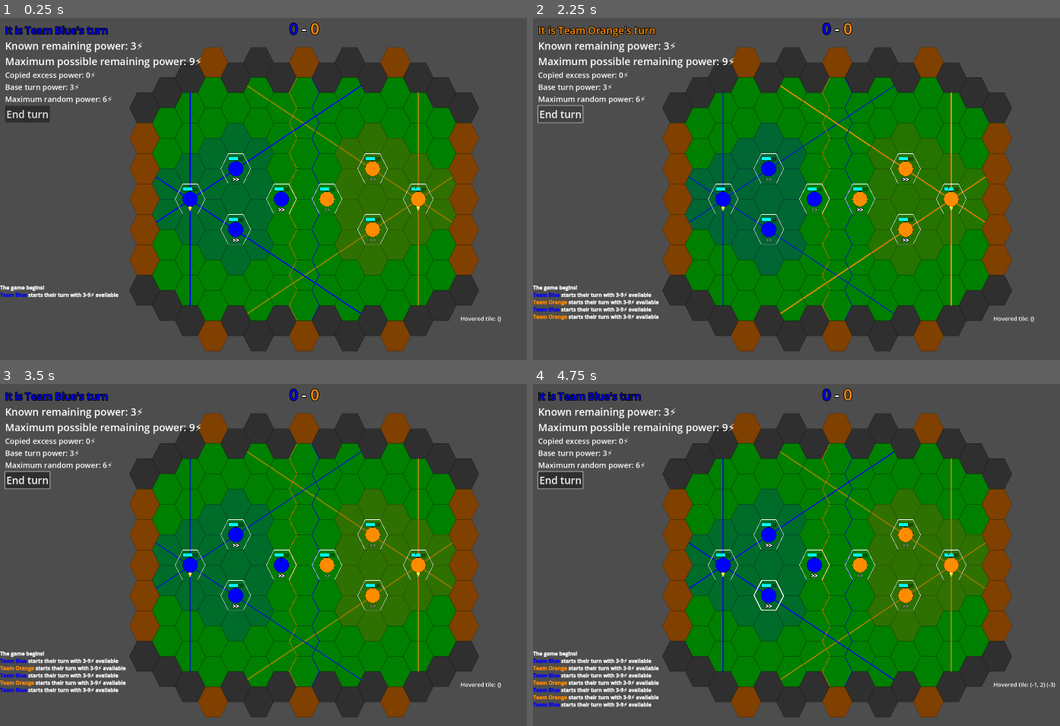
Above: before the commit, frames 1-4 (two rows, left to right).
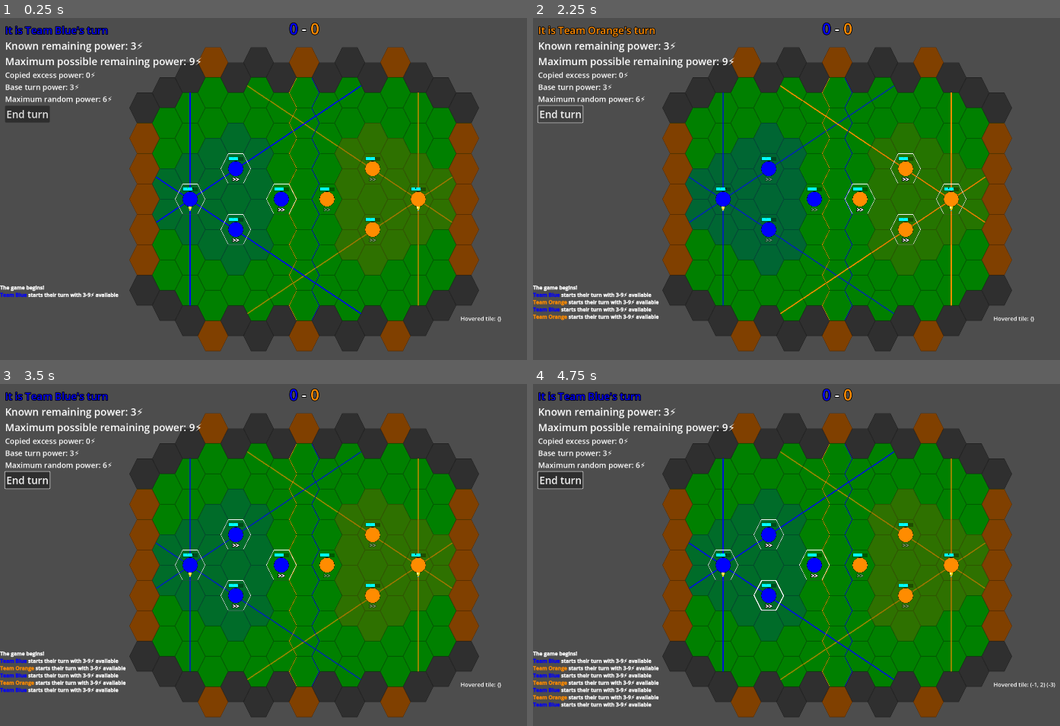
Above: after the commit, the same moments.

Repository: devencire/godot-conduit
Game: Godot game, scene res://scenes/world.tscn
Two runs of this game, one before a commit and one after it. Both use one fixed random seed, a clock stepped at 60 frames per second and the inputs below.
Inputs (mouse positions are in pixels of both pictures, inside the frame that each line leads up to):
- Up to frame 1 (0.25 s): no input
- Up to frame 2 (2.25 s): click "End turn" at 0.5 s; click "End turn" at 1.25 s; click "End turn" at 2 s
- Up to frame 3 (3.5 s): tap Enter at 2.75 s; move the mouse to (189, 575) at 2.77 s; click (189, 575) at 2.92 s
- Up to frame 4 (4.75 s): tap Space at 3.5 s; move the mouse to (770, 544) at 3.52 s; click (770, 544) at 3.67 s; tap Enter at 4.25 s; move the mouse to (770, 606) at 4.27 s; click (770, 606) at 4.42 s

The runs differ from the first frame. In frame 1, 0.1% of the frame differs, in the area x 59-83%, y 39-67%; in frame 2, 0.1%; in frame 3, 0.1%; in frame 4, 0.1%.

Commit message:
fix up and push some player display downward

Diff:
--- /dev/null
+++ b/scenes/StatusIndicator.gd
@@ -0,0 +1,6 @@
+extends RichTextLabel
+
+@export var visible_status: Player.Status
+
+func _on_player_status_changed(player: Player, new_status: Player.Status) -> void:
+	visible = new_status == visible_status
--- a/scenes/player.tscn
+++ b/scenes/player.tscn
@@ -7,6 +7,7 @@
 [ext_resource type="Script" path="res://scripts/HealthBar.gd" id="5_byicf"]
 [ext_resource type="Script" path="res://scripts/FreeMoveDisplay.gd" id="6_fma3s"]
 [ext_resource type="Script" path="res://scripts/BeaconIndicator.gd" id="7_0054y"]
+[ext_resource type="Script" path="res://scenes/StatusIndicator.gd" id="8_atm0m"]
 
 [sub_resource type="SpriteFrames" id="SpriteFrames_8dflb"]
 animations = [{
@@ -91,7 +92,7 @@
 bbcode_enabled = true
 text = "[center]💫"
 scroll_active = false
-script = ExtResource("7_0054y")
+script = ExtResource("8_atm0m")
 
 [node name="KnockedOutIndicator" type="RichTextLabel" parent="Graphic"]
 visible = false
@@ -104,12 +105,19 @@
 bbcode_enabled = true
 text = "[center]😵‍"
 scroll_active = false
-script = ExtResource("7_0054y")
+script = ExtResource("8_atm0m")
 
+[connection signal="acted_this_turn_changed" from="." to="Graphic/SelectionTile" method="_on_player_acted_this_turn_changed"]
 [connection signal="dashes_used_changed" from="." to="Graphic/FreeMoveDisplay" method="_on_player_dashes_used_changed"]
 [connection signal="free_moves_remaining_changed" from="." to="Graphic/FreeMoveDisplay" method="_on_player_free_moves_remaining_changed"]
 [connection signal="initialized" from="." to="Graphic/HealthBar" method="_on_player_initialized"]
 [connection signal="initialized" from="." to="Graphic/FreeMoveDisplay" method="_on_player_initialized"]
 [connection signal="is_beacon_changed" from="." to="Graphic/FreeMoveDisplay" method="_on_player_is_beacon_changed"]
 [connection signal="is_beacon_changed" from="." to="Graphic/BeaconIndicator" method="_on_player_is_beacon_changed"]
+[connection signal="is_on_active_team_changed" from="." to="Graphic/SelectionTile" method="_on_player_is_on_active_team_changed"]
+[connection signal="status_changed" from="." to="Graphic/SelectionTile" method="_on_player_status_changed"]
+[connection signal="status_changed" from="." to="Graphic/DazedIndicator" method="_on_player_status_changed"]
+[connection signal="status_changed" from="." to="Graphic/KnockedOutIndicator" method="_on_player_status_changed"]
 [connection signal="taken_damage" from="." to="Graphic/HealthBar" method="_on_player_taken_damage"]
+[connection signal="was_deselected" from="." to="Graphic/SelectionTile" method="_on_player_was_deselected"]
+[connection signal="was_selected" from="." to="Graphic/SelectionTile" method="_on_player_was_selected"]
--- a/scripts/ArenaTileMap.gd
+++ b/scripts/ArenaTileMap.gd
@@ -42,7 +42,6 @@
 	var tile_scale := Vector2(tile_set.tile_size.x, tile_set.tile_size.y)
 	for cell in cells:
 		astar.add_point(ArenaTileMap._cell_to_astar_id(cell), map_to_local(cell) / tile_scale)
-		print(ArenaTileMap._cell_to_astar_id(cell), ' ', map_to_local(cell) / tile_scale)
 	for cell in cells:
 		var cell_id := ArenaTileMap._cell_to_astar_id(cell)
 		var surrounding_cells := get_surrounding_cells(cell)
--- a/scripts/Player.gd
+++ b/scripts/Player.gd
@@ -62,7 +62,6 @@
 	set(new_selected):
 		selected = new_selected
 		moving = new_selected
-		_update_selection_tile()
 		if selected:
 			was_selected.emit(self)
 		else:
@@ -78,11 +77,19 @@
 	get:
 		return status == Status.OK and not acted_this_turn
 
+signal acted_this_turn_changed(player: Player, now_acted: bool)
 @export var acted_this_turn: bool:
 	set(new_acted_this_turn):
 		acted_this_turn = new_acted_this_turn
+		acted_this_turn_changed.emit(self, new_acted_this_turn)
 		if acted_this_turn:
 			selected = false
+
+signal is_on_active_team_changed(now_active: bool)
+@export var is_on_active_team: bool:
+	set(now_active):
+		is_on_active_team = now_active
+		is_on_active_team_changed.emit(now_active)
 
 signal free_moves_remaining_changed(new_remaining: int)
 @export var free_moves_remaining := 0:
@@ -99,12 +106,11 @@
 
 enum Status { OK, DAZED, KNOCKED_OUT }
 
+signal status_changed(player: Player, new_status: Status)
 @export var status := Status.OK:
 	set(new_status):
 		status = new_status
-		dazed_indicator.visible = new_status == Status.DAZED
-		knocked_out_indicator.visible = new_status == Status.KNOCKED_OUT
-		_update_selection_tile()
+		status_changed.emit(self, new_status)
 
 
 func _ready():
@@ -128,18 +134,18 @@
 	initialized.emit(self)
 
 func _turn_state_new_turn_started(_turn_state: TurnState) -> void:
-	if turn_state.active_team != team:
+	if turn_state.active_team == team:
+		acted_this_turn = false
+		if can_act:
+			if not is_beacon:
+				free_moves_remaining = stats.free_moves_per_turn
+		dashes_used = 0
+	else:
 		free_moves_remaining = 0
 		if status == Status.DAZED:
 			status = Status.OK
 			event_log.log('%s recovered from being dazed' % BB.player_name(self))
-		return
-	acted_this_turn = false
-	if can_act:
-		if not is_beacon:
-			free_moves_remaining = stats.free_moves_per_turn
-	dashes_used = 0
-	_update_selection_tile()
+	is_on_active_team = turn_state.active_team == team
 
 func _unhandled_input(event):
 	if not selected or not moving:
@@ -270,20 +276,7 @@
 		walk_path(walked_path)
 	if selected:
 		event_log.log('%s spent %s⚡ to move %s spaces' % [BB.player_name(self), power_spent, walked_path.size()])
-		_update_selection_tile()
 		_clear_path_preview()
-
-func _update_selection_tile():
-	if turn_state.active_team != team:
-		selection_tile.visible = false
-		return
-	selection_tile.visible = true
-	if not can_act:
-		selection_tile.mode = SelectionTile.Mode.CANNOT_ACT
-	elif selected:
-		selection_tile.mode = SelectionTile.Mode.THICK
-	else:
-		selection_tile.mode = SelectionTile.Mode.DEFAULT
 
 var tween: Tween
 
--- a/scripts/Selection.gd
+++ b/scripts/Selection.gd
@@ -16,7 +16,6 @@
 		var player := players.player_in_cell(clicked_cell, turn_state.active_team)
 		if player and player.can_act:
 			_select_player(player)
-			player.was_deselected.connect(_player_was_deselected)
 
 func _select_player(player: Player):
 	if player == selected_player:
@@ -24,6 +23,7 @@
 	_deselect_player()
 	selected_player = player
 	selected_player.selected = true
+	selected_player.was_deselected.connect(_player_was_deselected)
 
 func _deselect_player():
 	if not selected_player:
--- a/scripts/SelectionTile.gd
+++ b/scripts/SelectionTile.gd
@@ -3,6 +3,8 @@
 extends Node2D
 
 enum Mode { DEFAULT, THICK, CANNOT_ACT }
+
+@onready var sprite: AnimatedSprite2D = $Sprite
 
 @export var mode: Mode:
 	set(new_mode):
@@ -16,3 +18,29 @@
 			Mode.CANNOT_ACT:
 				$Sprite.animation = 'default'
 				$Sprite.modulate = Color.RED
+
+
+func _on_player_is_on_active_team_changed(now_active: bool):
+	visible = now_active
+
+func _on_player_acted_this_turn_changed(player: Player, _now_acted: bool):
+	_update_sprite(player)
+
+func _on_player_status_changed(player: Player, _new_status: Player.Status):
+	_update_sprite(player)
+
+func _on_player_was_selected(player: Player):
+	_update_sprite(player)
+
+func _on_player_was_deselected(player: Player):
+	_update_sprite(player)
+
+func _update_sprite(player: Player) -> void:
+	sprite.modulate = Color.WHITE
+	if not player.can_act:
+		sprite.animation = 'default'
+		sprite.modulate = Color.RED
+	elif player.selected:
+		sprite.animation = 'thick'
+	else:
+		sprite.animation = 'default'
Not shown: 1 places in scenes/player.tscn that only renumber resources
